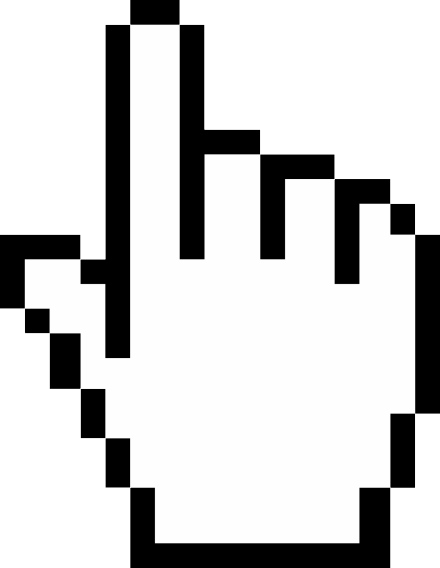
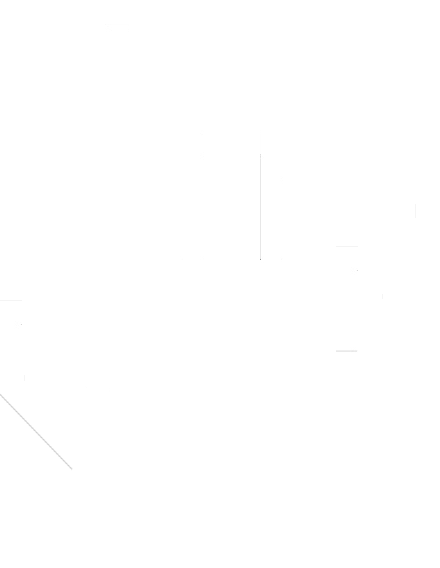
Before/after of a (440, 568) layered artwork. What changed in the layer stack:
removed layer "fore" over [0, 0, 440, 568]
added layer "Layer 4" above "Layer 3" over [336, 246, 358, 352]
added layer "Layer 3" above "Layer 2" over [0, 300, 22, 326]
added layer "Layer 2" above "Layer 1" over [0, 374, 90, 471]
added layer "Layer 1" above "BG" over [24, 24, 416, 392]
